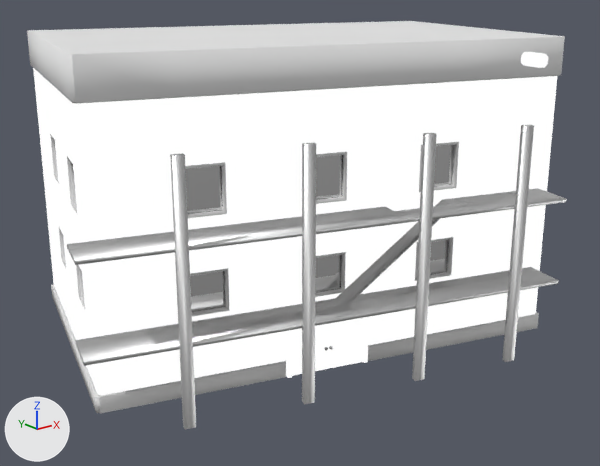
An edit to the glTF model Sviluppo/Godot/models/apartment2.glb, drawn before and after from the same camera.
Both versions are drawn from a 50 mm lens placed at (-68.2, -18.8, 33.9), pointed at (-17.3, 44.9, 8.4). The axes (+X, +Y, +Z) are drawn at lower left. The lights are the same throughout. The older version comes first. Where no turn or scale is listed for an object, it has been applied to the vertices. Vertices at exactly the same position are counted once.

The first picture shows 'ap1.001', 'ap1.002' and 1 more.
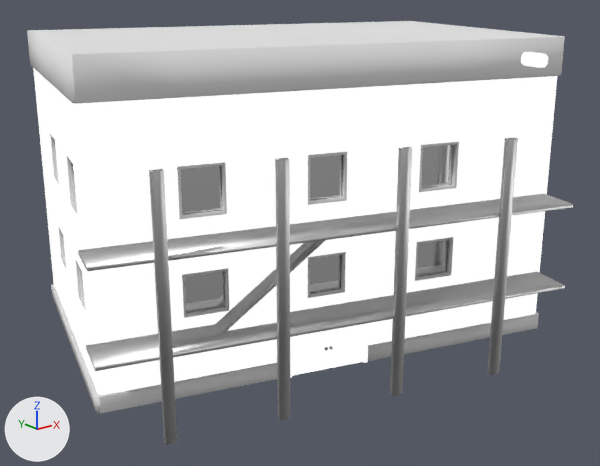
Where the change shows, as pixel boxes (x1, y1, x2, y2) in the pictures (600 x 466 px; the box of a moved part takes in the faces that stretch with it):
'ap1.002', reshaped: before (27, 21, 567, 430); after (27, 21, 573, 445)
part 1 of me_cube_007, moved or reshaped: before (67, 188, 567, 366); after (78, 194, 573, 371)
part 2 of me_cube_007, moved or reshaped: before (503, 125, 534, 362); after (149, 169, 177, 445)
part 3 of me_cube_007, moved or reshaped: before (412, 133, 437, 381); after (275, 158, 290, 420)
part 4 of me_cube_007, moved or reshaped: before (302, 143, 316, 404); after (390, 147, 412, 396)
part 5 of me_cube_007, moved or reshaped: before (170, 153, 196, 430); after (487, 138, 518, 375)

The change, as a diff of the scene's bpy script:
```diff
--- a/Sviluppo/Godot/models/apartment2.glb.py
+++ b/Sviluppo/Godot/models/apartment2.glb.py
@@ me_cube_007 @@
 # used by ob_ap1_002; location = (-16.46, 48.55, 12.58)
-me_cube_007.from_pydata(...)  # 872 vertices, 1700 faces; spans x -28.3..26.1, y -23.6..20.2, z -14.7..15.5
+me_cube_007.from_pydata(...)  # 872 vertices, 1700 faces; spans x -27.5..26.1, y -23.8..20.2, z -15.7..15.5
+# me_cube_007 part 1: the loose piece of 48 vertices spanning x -28.3..16.6, y -23.6..-7.2, z -7.7..0.9 is multiplied about its middle by the matrix ((-0.854, 0.52, 0.0), (0.52, 0.854, 0.0), (0.0, 0.0, -1.0)), then moved by (0.8, -0.2, -0.6)
+# me_cube_007 part 2: the loose piece of 8 vertices spanning x 9.5..10.6, y -22.9..-22.1, z -14.7..8.3 is multiplied about its middle by the matrix ((-0.854, 0.52, 0.0), (0.52, 0.854, 0.0), (0.0, 0.0, -1.0)), then moved by (-32.3, 9.1, -1.0)
+# me_cube_007 part 3: the loose piece of 8 vertices spanning x -0.2..0.9, y -20.2..-19.4, z -14.7..8.3 is multiplied about its middle by the matrix ((-0.854, 0.52, 0.0), (0.52, 0.854, 0.0), (0.0, 0.0, -1.0)), then moved by (-12.9, 3.6, -1.0)
+# me_cube_007 part 4: the loose piece of 8 vertices spanning x -10.9..-9.8, y -17.2..-16.4, z -14.7..8.3 is multiplied about its middle by the matrix ((-0.854, 0.52, 0.0), (0.52, 0.854, 0.0), (0.0, 0.0, -1.0)), then moved by (8.5, -2.4, -1.0)
+# me_cube_007 part 5: the loose piece of 8 vertices spanning x -21.2..-20.2, y -14.3..-13.5, z -14.7..8.3 is multiplied about its middle by the matrix ((-0.854, 0.52, 0.0), (0.52, 0.854, 0.0), (0.0, 0.0, -1.0)), then moved by (29.1, -8.2, -1.0)
 me_cube_007.materials.append(mat_metal_001)
```
